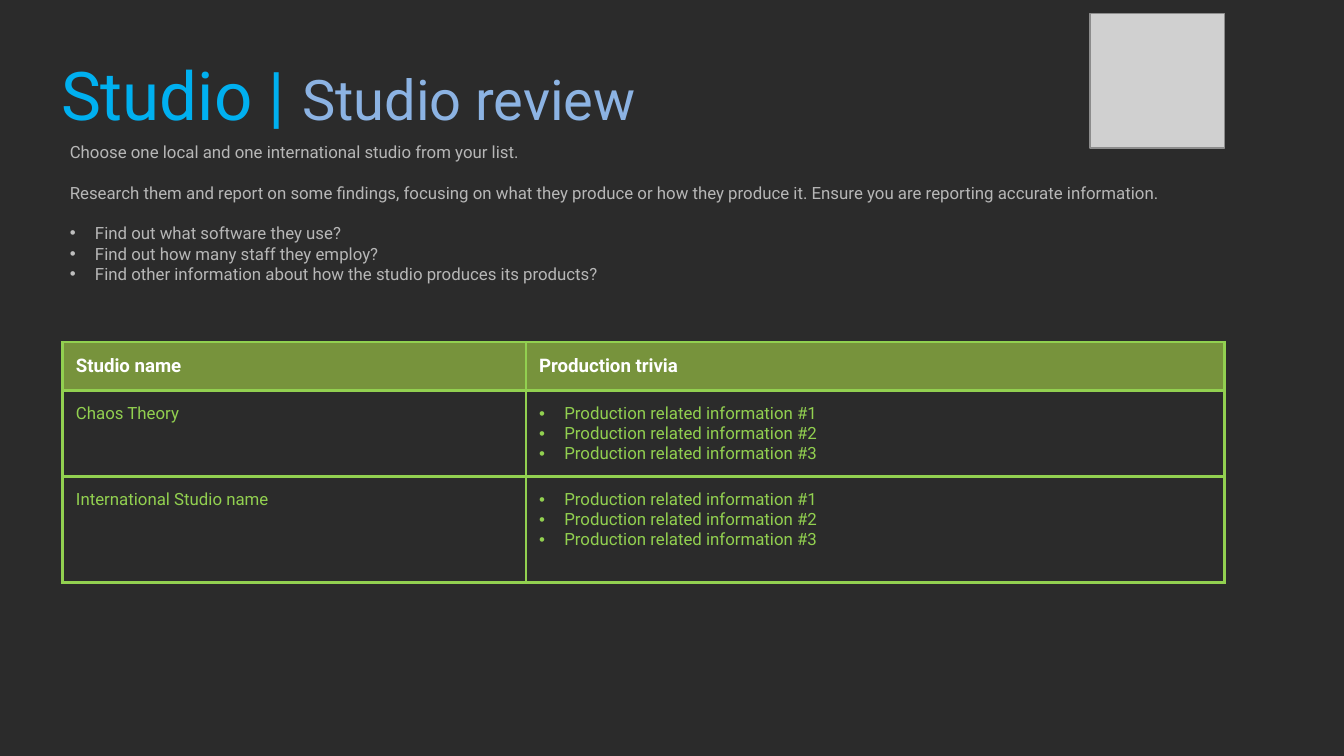
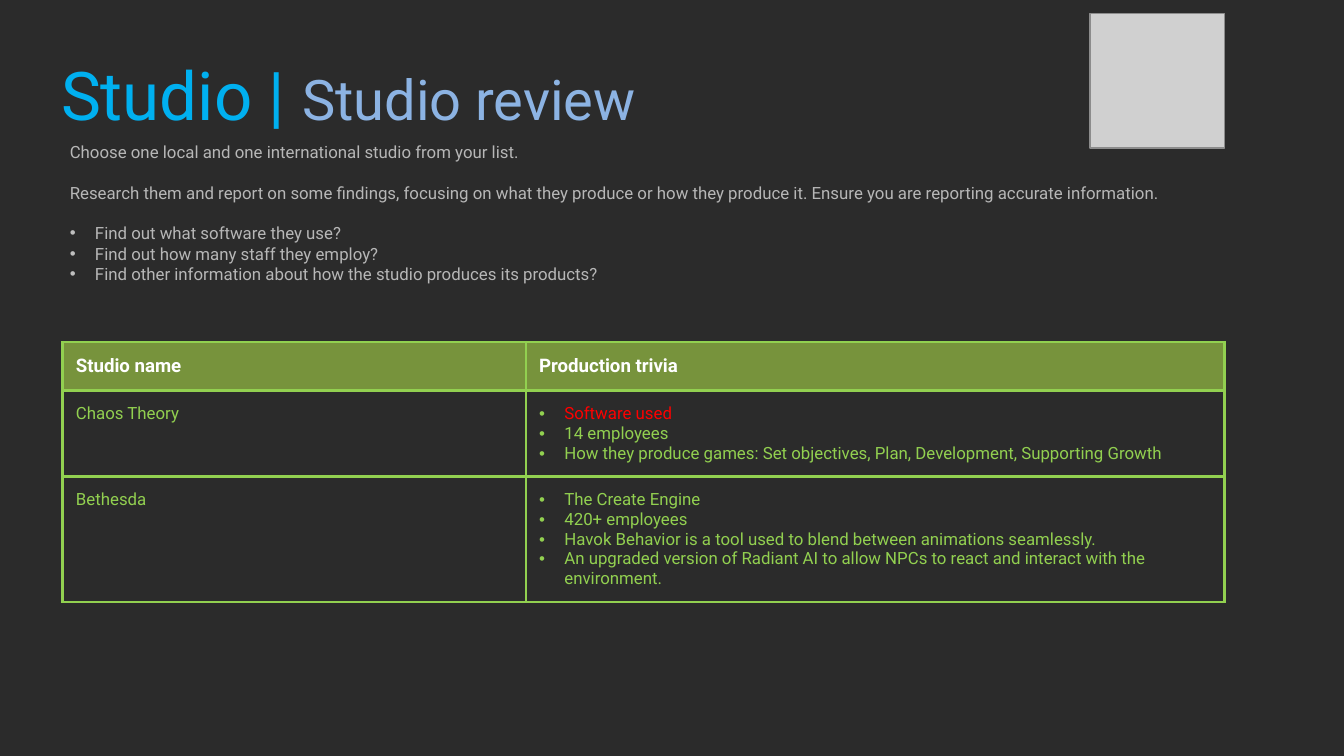
Before and after one commit to Dinoboy173/ProfStud, a slide deck: slide 21 of Class1/NOT DONE 2021_Professional_Studies_1_YourName.pptx. Drawn at 1344x756 pixels with LibreOffice and Linux fonts; fonts in the diff are those of the drawing; grey boxes stand for pictures; background and template pictures are left out; a plain dark background stands for a picture behind light text. Boxes give left, top, right and bottom in pixels: in the first picture for what was removed or moved away, otherwise in the second. Text is boxed around its words. In the diff, an @@ line names an element or a change of style, - is before the commit and + after.

```diff
--- a/Class1/NOT DONE 2021_Professional_Studies_1_YourName.pptx
+++ b/Class1/NOT DONE 2021_Professional_Studies_1_YourName.pptx
@@ table at [63, 343, 1226, 607] @@
-row 2, column 2: Production related information #1 / Production related information #2 / Production related information #3
+row 2, column 2: Software used / 14 employees / How they produce games: Set objectives, Plan, Development, Supporting Growth
-row 3, column 1: International Studio name
+row 3, column 1: Bethesda
-row 3, column 2: Production related information #1 / Production related information #2 / Production related information #3
+row 3, column 2: The Create Engine / 420+ employees / Havok Behavior is a tool used to blend between animations seamlessly. / An upgraded version of Radiant AI to allow NPCs to react and interact with the environment.
```
Also in this commit, not shown: 11 other slides changed.
